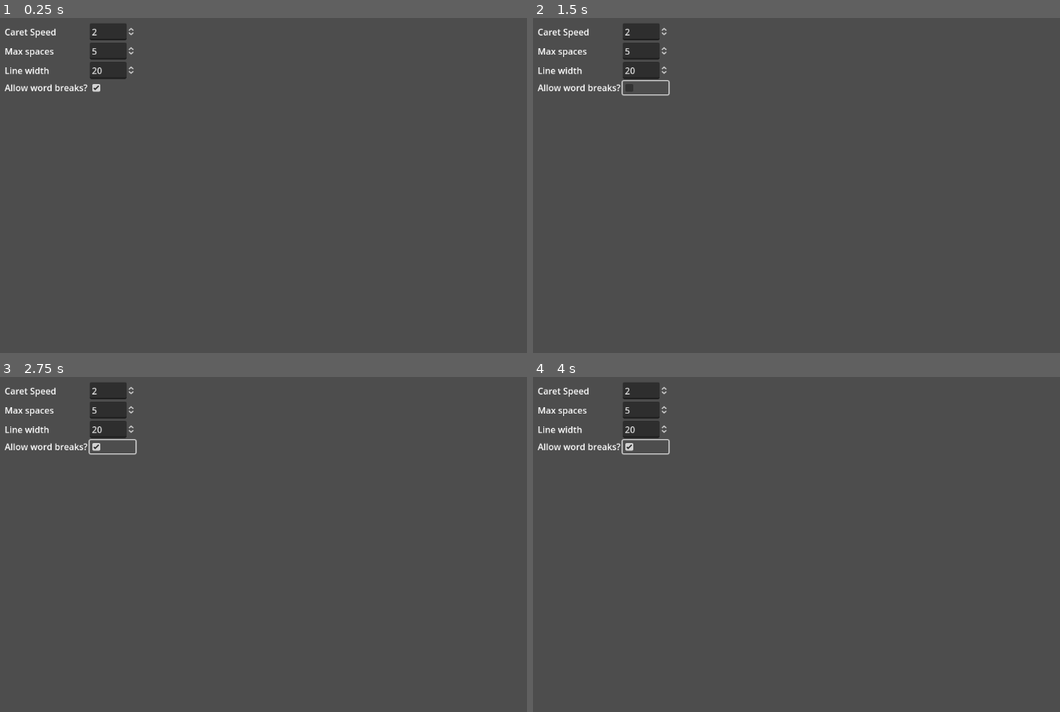
Above: before the commit, frames 1-4 (two rows, left to right).
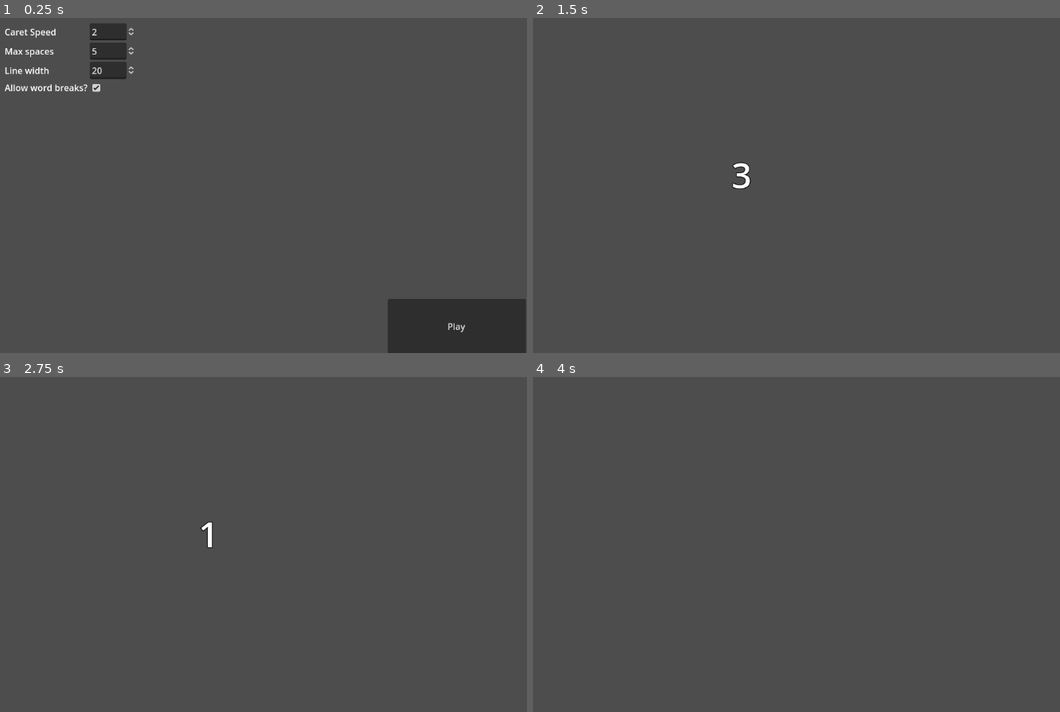
Above: after the commit, the same moments.

Repository: gams-n-such/LD54
Game: Godot game, scene res://Menu/main_menu.tscn
The game is run twice, just before and just after one commit, with the same random seed, the same clock (stepped at 60 frames per second) and the same inputs.
Inputs (mouse positions are in pixels of both pictures, inside the frame that each line leads up to):
- Up to frame 1 (0.25 s): no input
- Up to frame 2 (1.5 s): click (991, 326) at 0.5 s, where only the run after the commit has a clickable "Play"; click (643, 88) at 1.27 s
- Up to frame 3 (2.75 s): click (110, 447) at 2.02 s
- Up to frame 4 (4 s): click (643, 447) at 2.77 s; tap Enter at 3.5 s

The runs differ from the first frame. In frame 1, 4.2% of the frame differs, in the area x 73-100%, y 83-100%; in frame 2, 1.8%; in frame 3, 1.8%; in frame 4, 1.7%.

Commit message:
Add game settings and play button to main menu

Diff:
--- /dev/null
+++ b/Menu/main_menu.gd
@@ -0,0 +1,11 @@
+extends Control
+
+func _ready():
+	pass # Replace with function body.
+
+func _process(_delta):
+	pass
+
+
+func _on_play_button_pressed():
+	Game.switch_to_gameplay_level()
--- a/Menu/main_menu.tscn
+++ b/Menu/main_menu.tscn
@@ -1,5 +1,6 @@
-[gd_scene load_steps=2 format=3 uid="uid://c1hylbuh552x0"]
+[gd_scene load_steps=3 format=3 uid="uid://c1hylbuh552x0"]
 
+[ext_resource type="Script" path="res://Menu/main_menu.gd" id="1_lpju7"]
 [ext_resource type="PackedScene" uid="uid://bsixb74jvrnup" path="res://Menu/game_settings_menu.tscn" id="1_vgoms"]
 
 [node name="MainMenu" type="Control"]
@@ -9,6 +10,7 @@
 anchor_bottom = 1.0
 grow_horizontal = 2
 grow_vertical = 2
+script = ExtResource("1_lpju7")
 
 [node name="GameSettingsMenu" parent="." instance=ExtResource("1_vgoms")]
 layout_mode = 1
@@ -16,3 +18,23 @@
 offset_top = 50.0
 offset_right = -103.0
 offset_bottom = -56.0
+
+[node name="PlayButton" type="Button" parent="."]
+unique_name_in_owner = true
+layout_mode = 1
+anchors_preset = 3
+anchor_left = 1.0
+anchor_top = 1.0
+anchor_right = 1.0
+anchor_bottom = 1.0
+offset_left = -252.0
+offset_top = -98.0
+offset_right = -2.00024
+offset_bottom = 2.0
+grow_horizontal = 0
+grow_vertical = 0
+pivot_offset = Vector2(250, 100)
+text = "Play
+"
+
+[connection signal="pressed" from="PlayButton" to="." method="_on_play_button_pressed"]
